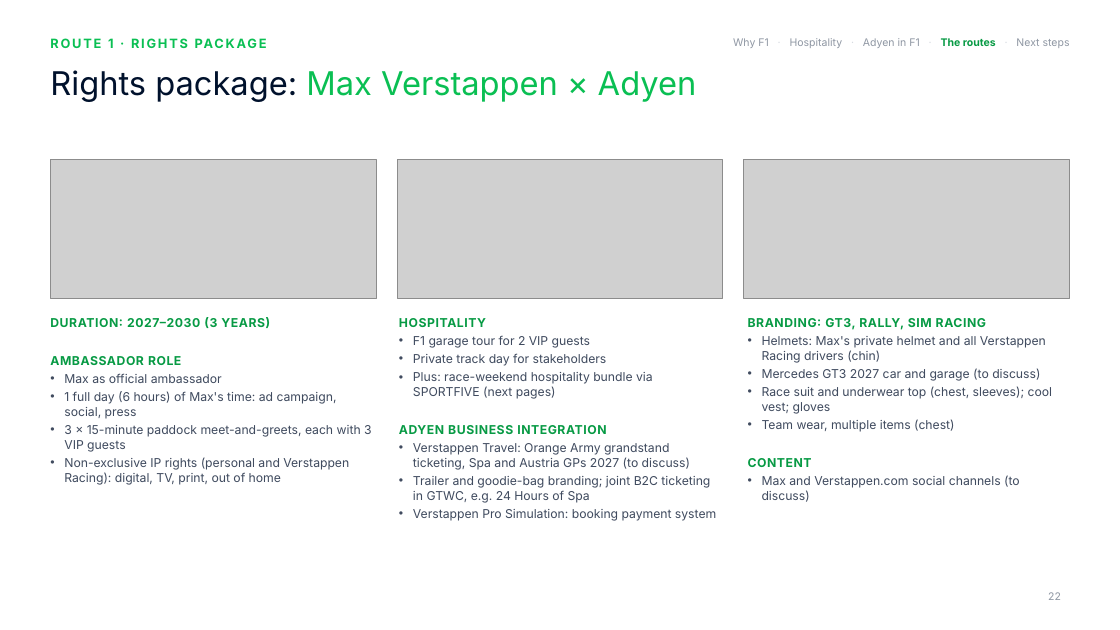
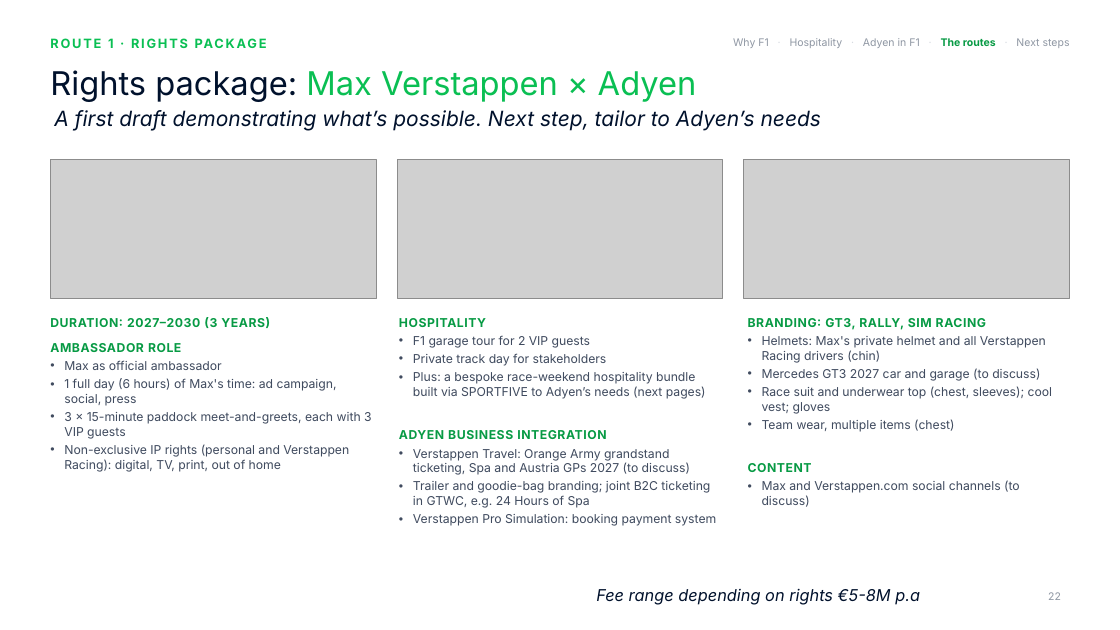
Before and after one commit to rahulgopalan42/rg42, a slide deck: slide 22 of adyen-f1-deck/Adyen x F1 - Chairman deck 8.pptx. Drawn at 1120x630 pixels with LibreOffice and Linux fonts; fonts in the diff are those of the drawing; grey boxes stand for pictures; background and template pictures are left out. Boxes give left, top, right and bottom in pixels: in the first picture for what was removed or moved away, otherwise in the second. Text is boxed around its words. In the diff, an @@ line names an element or a change of style, - is before the commit and + after.

```diff
--- a/adyen-f1-deck/Adyen x F1 - Chairman deck 8.pptx
+++ b/adyen-f1-deck/Adyen x F1 - Chairman deck 8.pptx
@@ text added at (x1=54, y1=110, x2=821, y2=131), 18 pt, text #00112C, italic @@
+A first draft demonstrating what’s possible. Next step, tailor to Adyen’s needs
@@ text at (x1=50, y1=343, x2=181, y2=352): less space between paragraphs @@
@@ text at (x1=413, y1=372, x2=706, y2=399): text changed @@
-• Plus: race-weekend hospitality bundle via SPORTFIVE (next pages)
+• Plus: a bespoke race-weekend hospitality bundle built via SPORTFIVE to Adyen’s needs (next pages)
@@ text at (x1=399, y1=430, x2=606, y2=439): less space between paragraphs @@
@@ text at (x1=748, y1=463, x2=812, y2=472): less space between paragraphs @@
@@ text added at (x1=596, y1=589, x2=920, y2=605), 14 pt, text #00112C, italic @@
+Fee range depending on rights €5-8M p.a
```
Also in this commit, not shown: 15 other slides changed, 4 slides added, 1 slide removed, 7 other files.
